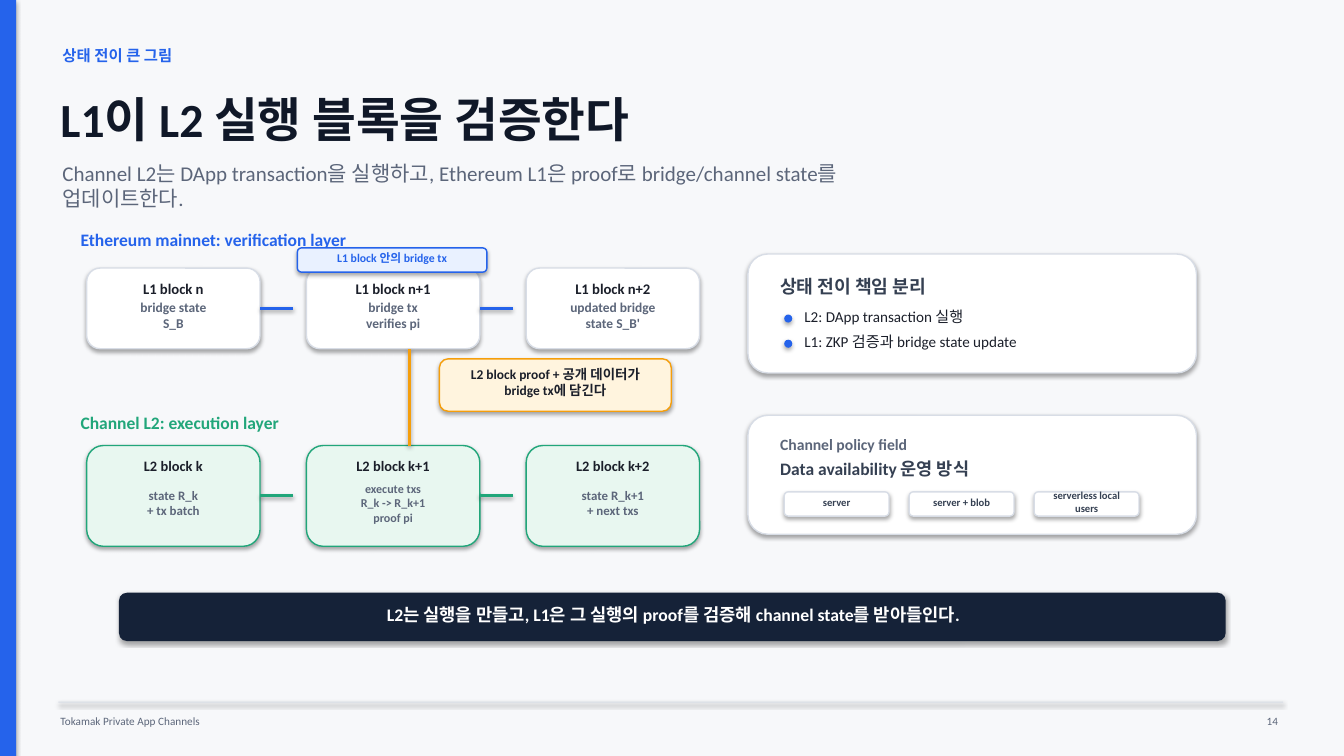
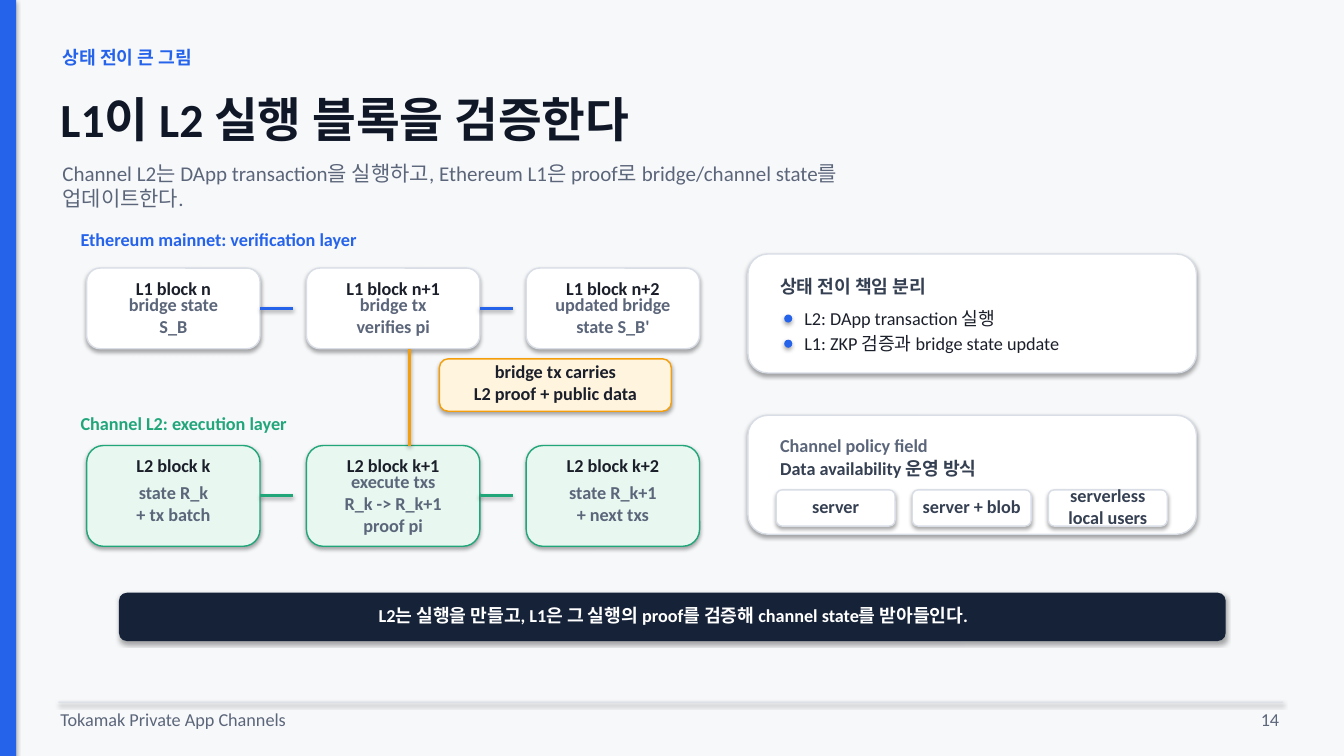
Before and after one commit to tokamak-network/Tokamak-zk-EVM-contracts, a slide deck: slide 14 of bridge/docs/dev/spec.pptx. Drawn at 1344x756 pixels with LibreOffice and Linux fonts; fonts in the diff are those of the drawing. Boxes give left, top, right and bottom in pixels: in the first picture for what was removed or moved away, otherwise in the second. Text is boxed around its words. In the diff, an @@ line names an element or a change of style, - is before the commit and + after.

Commit message:
Increase deck minimum text size

```diff
--- a/bridge/docs/dev/spec.pptx
+++ b/bridge/docs/dev/spec.pptx
@@ text "상태 전이 큰 그림" at (62, 48, 191, 66): size 11 to 13 pt @@
@@ rounded rectangle removed at (297, 248, 487, 272) @@
@@ text removed at (337, 252, 446, 264) @@
-L1 block 안의 bridge tx
@@ size 10.5 to 13 pt in 3 elements at (136, 282, 211, 300), (346, 282, 440, 300), (566, 282, 660, 300) @@
@@ size 9.6 to 13 pt in 3 elements at (129, 298, 218, 336), (357, 298, 430, 336), (555, 298, 670, 336) @@
@@ text "L2: DApp transaction 실행" at (804, 310, 995, 328): size 10.8 to 13 pt @@
@@ text "L1: ZKP 검증과 bridge state ..." at (804, 335, 1059, 353): size 10.8 to 13 pt @@
@@ text at (474, 365, 637, 403): text changed; size 9.6 to 13 pt @@
-L2 block proof + 공개 데이터가
-bridge tx에 담긴다
+bridge tx carries
+L2 proof + public data
@@ text "Channel policy field" at (780, 439, 927, 455): size 11.2 to 13 pt @@
@@ text "execute txs" at (345, 476, 441, 535): size 8.6 to 13 pt @@
@@ size 10.3 to 13 pt in 3 elements at (136, 459, 211, 472), (347, 459, 439, 478), (567, 459, 659, 472) @@
@@ size 12.5 to 13 pt in 3 elements at (81, 233, 357, 249), (81, 417, 287, 433), (780, 459, 976, 478) @@
@@ text "state R_k" at (139, 486, 210, 521): size 9.2 to 13 pt @@
@@ text "state R_k+1" at (569, 486, 656, 521): size 9.2 to 13 pt @@
@@ rounded rectangle: place and size @@
-rounded rectangle at (784, 492, 889, 516)
+rounded rectangle at (776, 490, 895, 526)
@@ text "server": place and size @@
-text "server" at (823, 501, 850, 506)
+text "server" at (812, 504, 859, 513)
@@ rounded rectangle: place and size @@
-rounded rectangle at (909, 492, 1014, 516)
+rounded rectangle at (912, 490, 1031, 526)
@@ rounded rectangle: place and size @@
-rounded rectangle at (1034, 492, 1139, 516)
+rounded rectangle at (1049, 490, 1168, 526)
@@ size 7.6 to 13 pt in 3 elements at (812, 504, 859, 513), (923, 500, 1021, 513), (1068, 489, 1148, 529) @@
@@ text "serverless local users": place and size @@
-text "serverless local users" at (1053, 491, 1119, 512)
+text "serverless local users" at (1068, 489, 1148, 529)
@@ text "L2는 실행을 만들고, L1은 그 ..." at (379, 606, 968, 625): size 12.6 to 13 pt @@
@@ text "Tokamak Private App Channels" at (60, 713, 286, 729): size 8 to 13 pt @@
@@ text "14" at (1261, 714, 1279, 726): size 8 to 13 pt @@
```
Also in this commit, not shown: 26 other slides changed.
